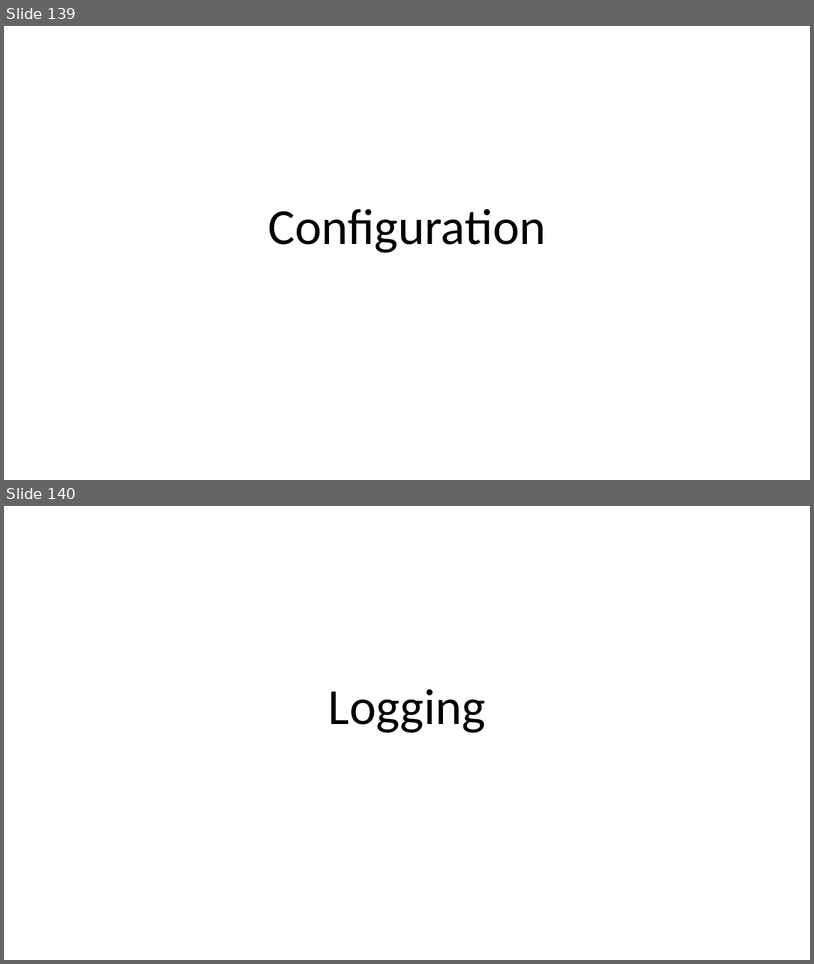
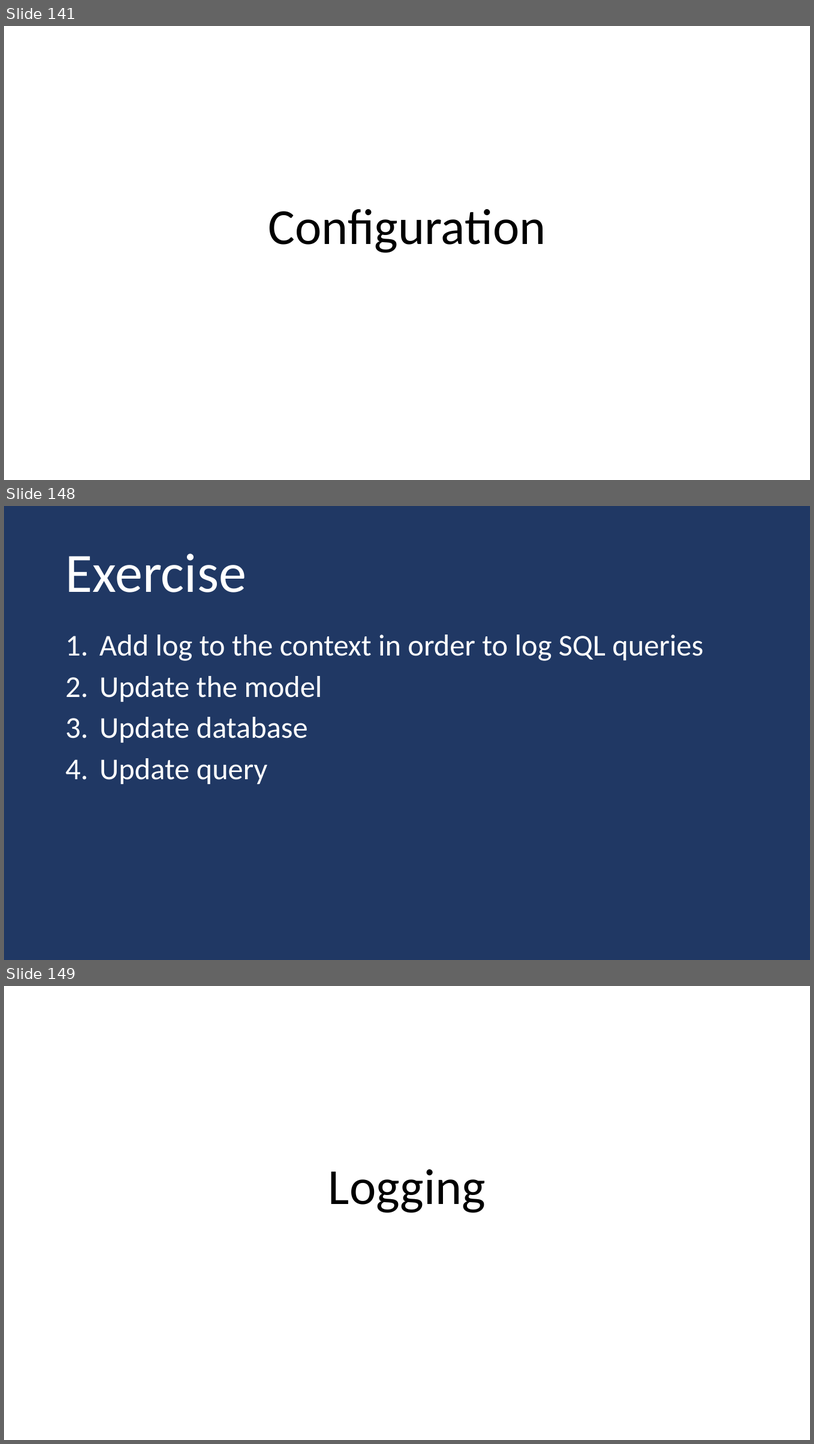
Before and after one commit to guillaume-chervet/course.dotnet, a slide deck: documentations/dotnet.pptx. Shown one above the other, each under a label of ours: slides 139 and 140 before the commit, slides 141, 148 and 149 after it; the slides between them are not shown. The pictures are 814x964 and 814x1444 pixels, drawn with LibreOffice and Linux fonts; fonts in the diff are those of the drawing. Boxes give left, top, right and bottom in pixels: in the first picture for what was removed or moved away, otherwise in the second. Text is boxed around its words. In the diff, an @@ line names an element or a change of style, - is before the commit and + after.

```diff
--- a/documentations/dotnet.pptx
+++ b/documentations/dotnet.pptx
@@ slide 148 added at <box>4,506,810,960</box>, background #203864 @@
@@ title added at <box>65,553,246,592</box>, 66 pt, text #FFFFFF @@
+Exercise
@@ text added at <box>99,634,704,784</box>, 36 pt, text #FFFFFF @@
+1. Add log to the context in order to log SQL queries
+2. Update the model
+3. Update database
+4. Update query
@@ what was slide 139 is now slide 141 @@
@@ what was slide 140 is now slide 149 @@
```
Also in this commit, not shown: 8 slides changed, 10 other slides added.
